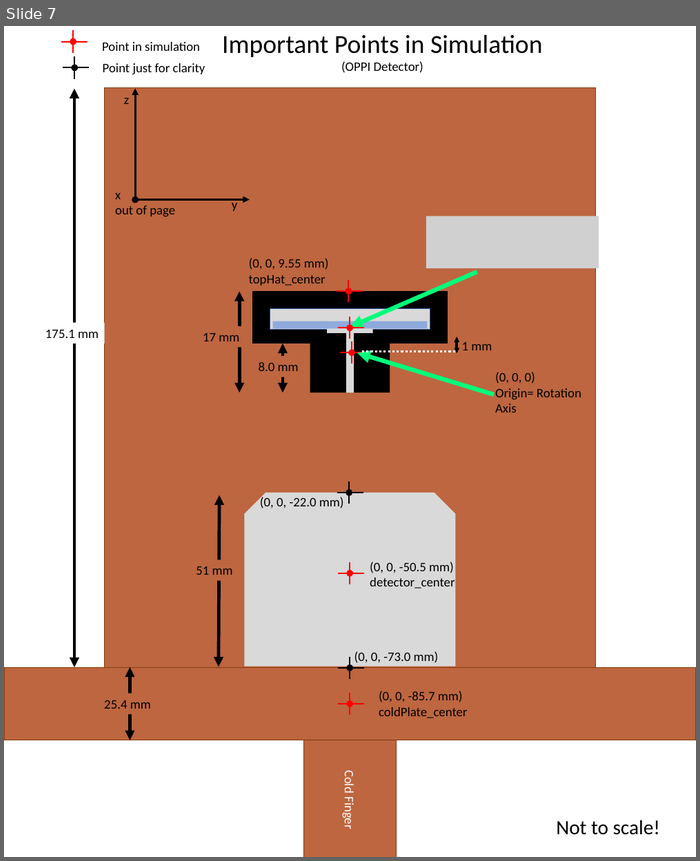
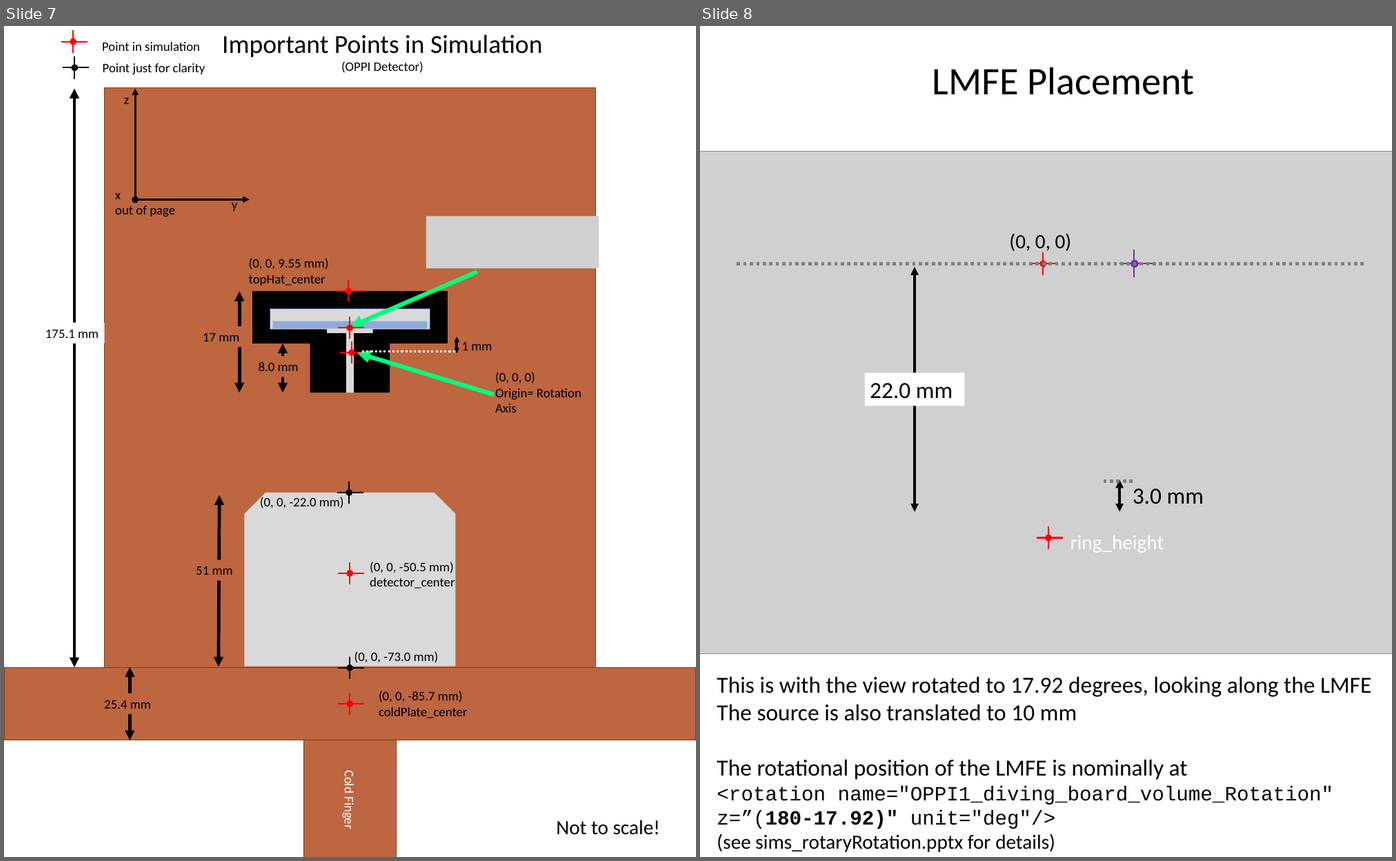
Before and after one commit to legend-exp/CAGE, a slide deck: drawings/coordinates_forSim.pptx. Shown side by side, each under a label of ours: slide 7 before the commit, slides 7 and 8 after it. The pictures are 700x861 and 1396x861 pixels, drawn with LibreOffice and Linux fonts; fonts in the diff are those of the drawing; grey boxes stand for pictures. Boxes give left, top, right and bottom in pixels: in the first picture for what was removed or moved away, otherwise in the second. Text is boxed around its words. In the diff, an @@ line names an element or a change of style, - is before the commit and + after.

Commit message:
updates to sims geometries. Separated diving board and lmfe into their own geometries for ease in simulating rotations of the rotary motor. Created mother files for centering scan runs. Reorganized some directories. Added documentation about the rotation of the rotary motor in the sims drawings/sims_rotaryRotation.pptx

```diff
--- a/drawings/coordinates_forSim.pptx
+++ b/drawings/coordinates_forSim.pptx
@@ slide 8 added at box(700, 26, 1392, 857), background #FFFFFF @@
@@ text added at box(933, 67, 1195, 95), 54 pt, text #000000 @@
+LMFE Placement
@@ picture added at box(700, 151, 1392, 654) @@
@@ text added at box(1009, 234, 1072, 254), 28 pt, text #000000 @@
+(0, 0, 0)
@@ line added from (1043, 252) to (1043, 274), #FF0000 2 pt @@
@@ line added from (1135, 250) to (1135, 277), #7030A0 2 pt @@
@@ line added from (737, 264) to (1366, 264), #808080 4.5 pt dashed @@
@@ double arrow added from (915, 267) to (915, 512), #000000 3.75 pt @@
@@ line added from (1031, 264) to (1057, 264), #FF0000 2 pt @@
@@ ellipse added at box(1041, 261, 1046, 266), fill #FF0000, outline #FF0000 2 pt @@
@@ line added from (1120, 264) to (1153, 264), #7030A0 2 pt @@
@@ ellipse added at box(1131, 260, 1138, 266), fill #7030A0, outline #7030A0 2 pt @@
@@ rectangle added at box(865, 373, 964, 406), fill #FFFFFF, 32 pt, text #000000 @@
+22.0 mm
@@ line added from (1104, 481) to (1135, 481), #808080 4.5 pt dashed @@
@@ double arrow added from (1120, 480) to (1120, 512), #000000 3.75 pt @@
@@ text added at box(1133, 488, 1204, 504), 32 pt, text #000000 @@
+3.0 mm
@@ line added from (1037, 537) to (1063, 537), #FF0000 2 pt @@
@@ ellipse added at box(1046, 535, 1051, 540), fill #FF0000, outline #FF0000 2 pt @@
@@ line added from (1048, 526) to (1048, 549), #FF0000 2 pt @@
@@ text added at box(1071, 535, 1164, 552), 28 pt, text #FFFFFF @@
+ring_height
@@ text added at box(717, 676, 1371, 852), 32 pt, text #000000 @@
+This is with the view rotated to 17.92 degrees, looking along the LMFE
+The source is also translated to 10 mm
+The rotational position of the LMFE is nominally at
+<rotation name="OPPI1_diving_board_volume_Rotation" z=”(180-17.92)" unit="deg"/>
+(see sims_rotaryRotation.pptx for details)
```
Also in this commit, not shown: 32 other files.
